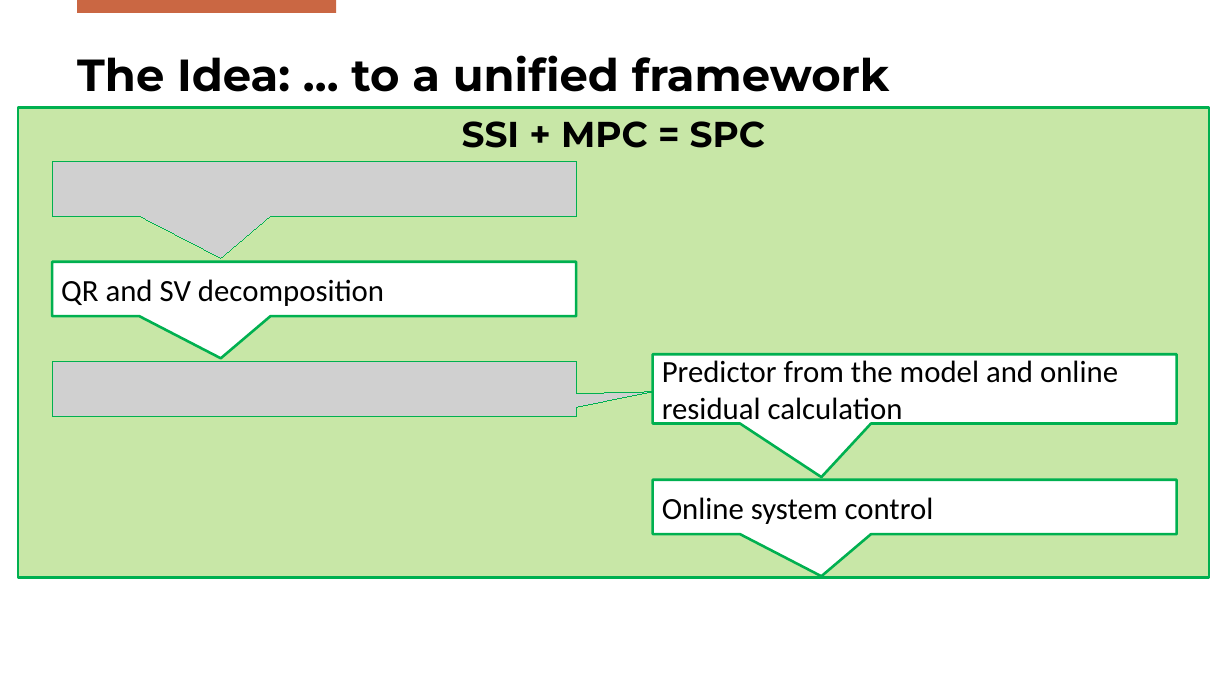
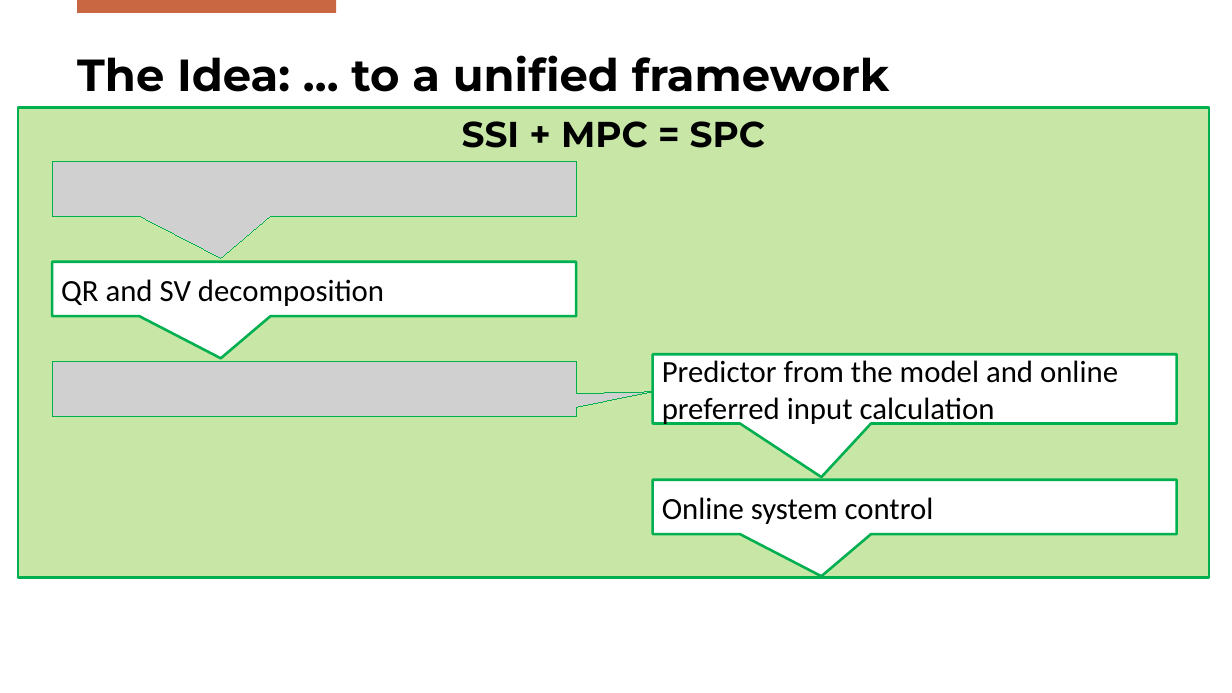
Before and after one commit to Gabriele-Mazzoleni/Progetto_ALES_aa_2025_2026, a slide deck: slide 5 of SPC_Presentation.pptx. Drawn at 1232x693 pixels with LibreOffice and Linux fonts; fonts in the diff are those of the drawing; grey boxes stand for pictures; background and template pictures are left out. Boxes give left, top, right and bottom in pixels: in the first picture for what was removed or moved away, otherwise in the second. Text is boxed around its words. In the diff, an @@ line names an element or a change of style, - is before the commit and + after.

Commit message:
Updates to code and presentation

```diff
--- a/SPC_Presentation.pptx
+++ b/SPC_Presentation.pptx
@@ text in speech box at (662, 360, 1118, 427): text changed @@
-Predictor from the model and online residual calculation
+Predictor from the model and online preferred input calculation
```
Also in this commit, not shown: 2 other slides changed, 1 other file.
